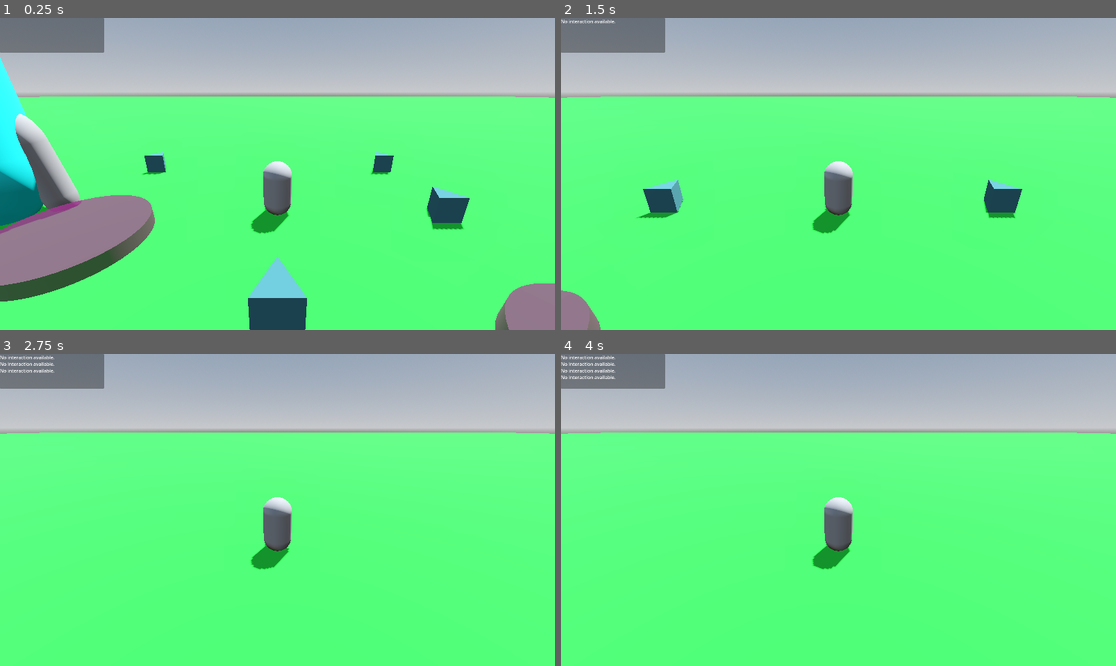
Above: before the commit, frames 1-4 (two rows, left to right).
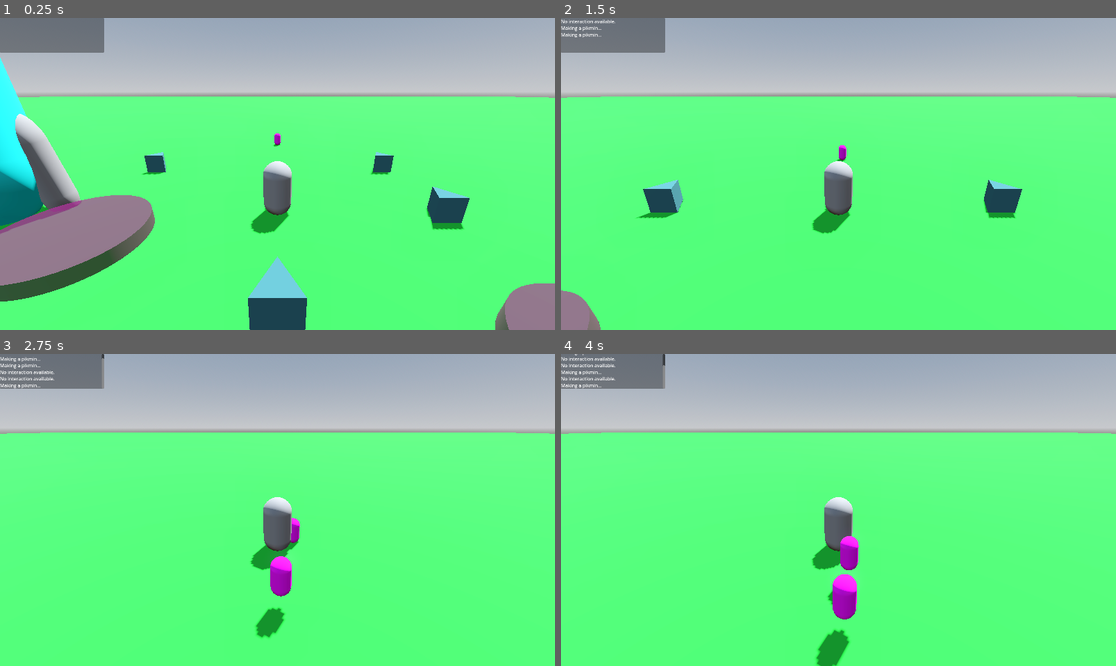
Above: after the commit, the same moments.

Repository: hypermush/RemakingPikmin
Game: Godot game, scene res://level.tscn
The game is run twice, just before and just after one commit, with the same random seed, the same clock (stepped at 60 frames per second) and the same inputs.
Inputs (mouse positions are in pixels of both pictures, inside the frame that each line leads up to):
- Up to frame 1 (0.25 s): no input
- Up to frame 2 (1.5 s): tap A (move_left) at 0.5, 1.25 s; move the mouse to (866, 174) at 0.52 s; hold W (move_forward) from 0.53 s (still down); tap E (interact) at 0.6 s; tap P (spawn_pikmin, bound only after the commit) at 0.8, 1.35 s; move the mouse to (810, 174) at 1.27 s
- Up to frame 3 (2.75 s): keep holding W (move_forward); tap E (interact) at 1.55, 2.1 s; tap A (move_left) at 2 s; move the mouse to (288, 503) at 2.02 s; tap P (spawn_pikmin, bound only after the commit) at 2.3 s
- Up to frame 4 (4 s): keep holding W (move_forward); tap A (move_left) at 2.75, 3.5 s; move the mouse to (832, 516) at 2.77 s; click (832, 516) at 2.85 s; tap E (interact) at 3.05 s; move the mouse to (877, 513) at 3.52 s; tap P (spawn_pikmin, bound only after the commit) at 3.6 s

The runs differ from the first frame. In frame 1, less than 0.1% of the frame differs, in the area x 49-51%, y 36-42%; in frame 2, 0.2%; in frame 3, 1.4%; in frame 4, 1.9%, in the area x 0-100%, y 0-100%.

Commit message:
Press P to Pikmin
Lil dudes spawn in and follow you. Colliding with them is tough for sure, more to do!

Diff:
--- a/level.tscn
+++ b/level.tscn
@@ -1,7 +1,8 @@
-[gd_scene load_steps=14 format=3 uid="uid://ccb1iowo1ks33"]
+[gd_scene load_steps=16 format=3 uid="uid://ccb1iowo1ks33"]
 
 [ext_resource type="PackedScene" uid="uid://x0f6skrphdbu" path="res://player.tscn" id="1_4o623"]
 [ext_resource type="PackedScene" uid="uid://hknnxwg8cib" path="res://interaction_zone.tscn" id="2_gp7im"]
+[ext_resource type="PackedScene" uid="uid://dyk5qsdux6adt" path="res://pikmin.tscn" id="3_t25sh"]
 
 [sub_resource type="ProceduralSkyMaterial" id="ProceduralSkyMaterial_l1rx6"]
 sky_horizon_color = Color(0.64625, 0.65575, 0.67075, 1)
@@ -16,15 +17,6 @@
 tonemap_mode = 2
 glow_enabled = true
 
-[sub_resource type="PlaneMesh" id="PlaneMesh_voq8s"]
-size = Vector2(10, 10)
-
-[sub_resource type="StandardMaterial3D" id="StandardMaterial3D_ct3t4"]
-albedo_color = Color(0.141176, 0.752941, 0.196078, 1)
-
-[sub_resource type="ConcavePolygonShape3D" id="ConcavePolygonShape3D_4r6u1"]
-data = PackedVector3Array(5, 0, 5, -5, 0, 5, 5, 0, -5, -5, 0, 5, -5, 0, -5, 5, 0, -5)
-
 [sub_resource type="PrismMesh" id="PrismMesh_0u8ln"]
 
 [sub_resource type="StandardMaterial3D" id="StandardMaterial3D_0jfar"]
@@ -37,6 +29,19 @@
 
 [sub_resource type="CapsuleMesh" id="CapsuleMesh_mrf05"]
 
+[sub_resource type="NavigationMesh" id="NavigationMesh_s4xlx"]
+vertices = PackedVector3Array(-212.975, 0.5, -212.975, -212.975, 0.5, 213.025, 213.025, 0.5, 213.025, 213.025, 0.5, -212.975)
+polygons = [PackedInt32Array(3, 2, 0), PackedInt32Array(0, 2, 1)]
+
+[sub_resource type="PlaneMesh" id="PlaneMesh_voq8s"]
+size = Vector2(10, 10)
+
+[sub_resource type="StandardMaterial3D" id="StandardMaterial3D_ct3t4"]
+albedo_color = Color(0.141176, 0.752941, 0.196078, 1)
+
+[sub_resource type="ConcavePolygonShape3D" id="ConcavePolygonShape3D_4r6u1"]
+data = PackedVector3Array(5, 0, 5, -5, 0, 5, 5, 0, -5, -5, 0, 5, -5, 0, -5, 5, 0, -5)
+
 [node name="Node3D" type="Node3D"]
 
 [node name="WorldEnvironment" type="WorldEnvironment" parent="."]
@@ -46,19 +51,10 @@
 transform = Transform3D(-0.866025, -0.433013, 0.25, 0, 0.5, 0.866025, -0.5, 0.75, -0.433013, 0, 0, 0)
 shadow_enabled = true
 
-[node name="Floor" type="MeshInstance3D" parent="."]
-transform = Transform3D(42.695, 0, 0, 0, 42.695, 0, 0, 0, 42.695, 0, 0, 0)
-mesh = SubResource("PlaneMesh_voq8s")
-surface_material_override/0 = SubResource("StandardMaterial3D_ct3t4")
-
-[node name="StaticBody3D" type="StaticBody3D" parent="Floor"]
-
-[node name="CollisionShape3D" type="CollisionShape3D" parent="Floor/StaticBody3D"]
-shape = SubResource("ConcavePolygonShape3D_4r6u1")
-
 [node name="Player" parent="." instance=ExtResource("1_4o623")]
 transform = Transform3D(1, 0, 0, 0, 1, 0, 0, 0, 1, 0, 0.918456, -2)
 top_level = true
+pikmin_scene = ExtResource("3_t25sh")
 
 [node name="Plants" type="Node" parent="."]
 
@@ -128,3 +124,20 @@
 [node name="Fin3" type="MeshInstance3D" parent="Ship"]
 transform = Transform3D(-0.699663, -0.141067, 0.711183, 0, 2.05052, 0.0958458, -0.714473, 0.138143, -0.696442, 1.12251, 1.54915, -0.606401)
 mesh = SubResource("CapsuleMesh_mrf05")
+
+[node name="NavigationRegion3D" type="NavigationRegion3D" parent="."]
+navigation_mesh = SubResource("NavigationMesh_s4xlx")
+
+[node name="Floor" type="MeshInstance3D" parent="NavigationRegion3D"]
+transform = Transform3D(42.695, 0, 0, 0, 42.695, 0, 0, 0, 42.695, 0, 0, 0)
+mesh = SubResource("PlaneMesh_voq8s")
+skeleton = NodePath("../..")
+surface_material_override/0 = SubResource("StandardMaterial3D_ct3t4")
+
+[node name="StaticBody3D" type="StaticBody3D" parent="NavigationRegion3D/Floor"]
+
+[node name="CollisionShape3D" type="CollisionShape3D" parent="NavigationRegion3D/Floor/StaticBody3D"]
+shape = SubResource("ConcavePolygonShape3D_4r6u1")
+
+[node name="CharacterBody3D" parent="." instance=ExtResource("3_t25sh")]
+transform = Transform3D(0.5, 0, 0, 0, 0.5, 0, 0, 0, 0.5, 0, 0, -12.3546)
--- /dev/null
+++ b/pikmin.gd
@@ -0,0 +1,62 @@
+extends CharacterBody3D
+
+# Pikmin states
+enum State {
+	FOLLOWING,
+	WAITING,
+	IDLE,
+	GATHERING
+}
+
+# Public references
+@onready var _target: Node3D  # Reference to the target position
+@onready var _navigation_agent: NavigationAgent3D = $NavigationAgent3D
+
+@export var current_state: State = State.FOLLOWING  # Default state is FOLLOWING
+
+const SPEED = 3.0
+
+func _ready():
+	_navigation_agent.path_desired_distance = 0.5  # How close it considers "at destination"
+	_navigation_agent.target_desired_distance = 0.5  # How close to the target before stopping
+
+# Called every frame. Handles state transitions and movement
+func _process(delta: float) -> void:
+	match current_state:
+		State.FOLLOWING:
+			follow_target(delta)
+		State.WAITING:
+			waiting_state(delta)
+		State.IDLE:
+			idle_state(delta)
+		State.GATHERING:
+			gathering_state(delta)
+
+
+func _physics_process(delta):
+	if _navigation_agent.is_navigation_finished():
+		return  # Stop if at the destination
+
+	var next_position = _navigation_agent.get_next_path_position()
+	var direction = (next_position - global_transform.origin).normalized()
+
+	velocity = direction * SPEED
+	move_and_slide()
+
+# FOLLOWING state: Pikmin moves toward the target
+func follow_target(delta: float) -> void:
+	if _target:
+		_navigation_agent.target_position = _target.global_transform.origin
+		# You can add more logic here for distance checks, or other behaviors when close to target.
+
+# WAITING state: Pikmin waits, can implement more advanced logic like idle animations here
+func waiting_state(delta: float) -> void:
+	pass  # Placeholder for any behavior when Pikmin are in the waiting state.
+
+# IDLE state: Pikmin does nothing
+func idle_state(delta: float) -> void:
+	pass  # Placeholder for any behavior when Pikmin are idle.
+
+# GATHERING state: Pikmin interacts with nearby objects (could be implemented later)
+func gathering_state(delta: float) -> void:
+	pass  # Placeholder for any behavior when Pikmin are gathering.
--- /dev/null
+++ b/pikmin.tscn
@@ -0,0 +1,25 @@
+[gd_scene load_steps=5 format=3 uid="uid://dyk5qsdux6adt"]
+
+[ext_resource type="Script" path="res://pikmin.gd" id="1_80hys"]
+
+[sub_resource type="StandardMaterial3D" id="StandardMaterial3D_eh1td"]
+albedo_color = Color(1, 0, 1, 1)
+
+[sub_resource type="CapsuleMesh" id="CapsuleMesh_0vih6"]
+material = SubResource("StandardMaterial3D_eh1td")
+
+[sub_resource type="CapsuleShape3D" id="CapsuleShape3D_s5qit"]
+
+[node name="CharacterBody3D" type="CharacterBody3D"]
+transform = Transform3D(0.5, 0, 0, 0, 0.5, 0, 0, 0, 0.5, 0, 0, 0)
+script = ExtResource("1_80hys")
+
+[node name="MeshInstance3D" type="MeshInstance3D" parent="."]
+transform = Transform3D(1, 0, 0, 0, 1, 0, 0, 0, 1, 0, 1, 0)
+mesh = SubResource("CapsuleMesh_0vih6")
+
+[node name="CollisionShape3D" type="CollisionShape3D" parent="."]
+transform = Transform3D(1, 0, 0, 0, 1, 0, 0, 0, 1, 0, 1, 0)
+shape = SubResource("CapsuleShape3D_s5qit")
+
+[node name="NavigationAgent3D" type="NavigationAgent3D" parent="."]
--- a/player.gd
+++ b/player.gd
@@ -1,5 +1,10 @@
 extends CharacterBody3D
-# laptop commit test
+
+# temp test stuff for spawning pikmin at will
+@export var pikmin_scene: PackedScene  # Drag and drop Pikmin.tscn in the inspector
+@onready var _target_point: Node3D = %TargetPoint  # The point Pikmin will follow
+@onready var _pikmin_container: Node3D = $PikminContainer  # Empty Node3D for organization
+@onready var _debug_spawn: Node3D = $DebugSpawnPoint
 
 @export_group("Camera")
 @export_range(0.0, 1.0) var mouse_sensitivity := 0.25
@@ -154,6 +159,9 @@
 			current_interaction_zone.interact()
 		else:
 			Log.print("No interaction available.")
+
+	if Input.is_action_just_pressed("spawn_pikmin"):
+		spawn_pikmin()
 
 # toggle between over the shoulder and bird's eye view
 func toggle_camera_angle():
@@ -181,6 +189,14 @@
 func set_interaction_zone(zone):
 	current_interaction_zone = zone
 
+func spawn_pikmin():
+	Log.print("Making a pikmin...")
+	if pikmin_scene:
+		var pikmin = pikmin_scene.instantiate()  # Create a new Pikmin instance
+		_pikmin_container.add_child(pikmin)  # Parent it under a container node
+		pikmin.global_transform.origin = _debug_spawn.position  # Spawn near the player
+		pikmin._target = _target_point  # Assign the player's TargetPoint as its goal
+
 func _unhandled_input(event: InputEvent) -> void:
 	pass
 
--- a/player.tscn
+++ b/player.tscn
@@ -12,6 +12,7 @@
 [sub_resource type="SphereShape3D" id="SphereShape3D_jouno"]
 
 [node name="Player" type="CharacterBody3D" groups=["Player"]]
+transform = Transform3D(1, 0, 0, 0, 1, 0, 0, 0, 1, 0, 1, 0)
 collision_layer = 3
 script = ExtResource("1_0nf4c")
 
@@ -23,6 +24,10 @@
 transform = Transform3D(0.5, 0, 0, 0, 0.5, 0, 0, 0, 0.5, 0, 0.205753, -0.618532)
 mesh = SubResource("PrismMesh_xy4hc")
 skeleton = NodePath("../..")
+
+[node name="TargetPoint" type="Node3D" parent="PlayerSkin"]
+unique_name_in_owner = true
+transform = Transform3D(1, 0, 0, 0, 1, 0, 0, 0, 1, 0, -1, 1.42056)
 
 [node name="CollisionShape3D" type="CollisionShape3D" parent="."]
 shape = SubResource("ConvexPolygonShape3D_wq2mh")
@@ -38,3 +43,9 @@
 
 [node name="Camera3D" type="Camera3D" parent="CameraPivot/CameraSpringArm"]
 unique_name_in_owner = true
+
+[node name="PikminContainer" type="Node3D" parent="."]
+transform = Transform3D(1, 0, 0, 0, 1, 0, 0, 0, 1, 0, -1, 0)
+
+[node name="DebugSpawnPoint" type="Node3D" parent="."]
+transform = Transform3D(1, 0, 0, 0, 1, 0, 0, 0, 1, 0, -1, 5.01381)
--- a/project.godot
+++ b/project.godot
@@ -90,6 +90,11 @@
 , Object(InputEventKey,"resource_local_to_scene":false,"resource_name":"","device":-1,"window_id":0,"alt_pressed":false …(183 unchanged characters)…
 ]
 }
+spawn_pikmin={
+"deadzone": 0.5,
+"events": [Object(InputEventKey,"resource_local_to_scene":false,"resource_name":"","device":-1,"window_id":0,"alt_pressed":false,"shift_pressed":false,"ctrl_pressed":false,"meta_pressed":false,"pressed":false,"keycode":0,"physical_keycode":80,"key_label":0,"unicode":112,"location":0,"echo":false,"script":null)
+]
+}
 
 [rendering]
 
